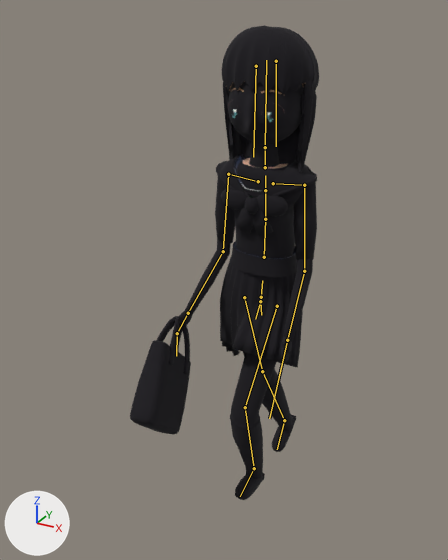
The FBX model unity/KatsushikaCampusDays/Assets/Models/Characters/mirai/mirai.fbx: old version first, new version second.
Before and after are seen from a 50 mm camera at (0.787, -1.706, 1.677) aimed at (-0.107, -0.081, 0.864). The axes (+X, +Y, +Z) are drawn at lower left. The lights are the same throughout. The first picture is the older version. Both versions are drawn at frame 7 of the action 'Armature|Run'; the numbers are the values there. The bones that change, and the others that lie on the model, are drawn over the model as lines.

Names of what the first picture shows: 'mirai', 'mirai_outline'.
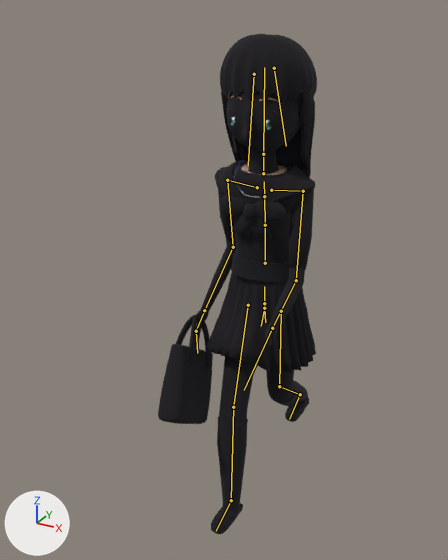
Scene script edits in JSON lines:
```json
{"block": "bone_hips", "where": "bone_hips = bpy.data.objects['Armature'].pose.bones['Hips']"}
{"op": "set", "path": "bone_hips.location", "old": "(-0.009, -0.014, 0.0)", "new": "(0.004, -0.034, 0.0)"}
{"op": "set", "path": "bone_hips.rotation_quaternion", "old": "(1.0, 0.0, 0.007, -0.025)", "new": "(0.999, 0.0, 0.034, 0.008)", "note": "degrees (0, 1, -3) -> degrees (0, 4, 1)"}
{"block": "bone_spine", "where": "bone_spine = bpy.data.objects['Armature'].pose.bones['Spine']  # child of 'Hips'"}
{"op": "set", "path": "bone_spine.rotation_quaternion", "old": "(1.0, 0.027, -0.004, 0.009)", "new": "(0.999, 0.028, -0.018, -0.004)", "note": "degrees (3, 0, 1) -> degrees (3, -2, 0)"}
{"block": "bone_chest", "where": "bone_chest = bpy.data.objects['Armature'].pose.bones['Chest']  # child of 'Spine'"}
{"op": "set", "path": "bone_chest.rotation_quaternion", "old": "(1.0, 0.018, -0.002, 0.006)", "new": "(1.0, 0.018, -0.012, -0.002)", "note": "degrees (2, 0, 1) -> degrees (2, -1, 0)"}
{"block": "bone_upperchest", "where": "bone_upperchest = bpy.data.objects['Armature'].pose.bones['UpperChest']  # child of 'Chest'"}
{"op": "set", "path": "bone_upperchest.rotation_quaternion", "old": "(1.0, 0.015, -0.002, 0.005)", "new": "(1.0, 0.015, -0.01, -0.002)", "note": "degrees (2, 0, 1) -> degrees (2, -1, 0)"}
{"block": "bone_hairback", "where": "bone_hairback = bpy.data.objects['Armature'].pose.bones['HairBack']  # child of 'Head'"}
{"op": "set", "path": "bone_hairback.rotation_quaternion", "old": "(0.997, -0.068, -0.001, -0.024)", "new": "(0.997, 0.068, -0.006, -0.04)", "note": "degrees (-8, 0, -3) -> degrees (8, 0, -5)"}
{"block": "bone_leftupperarm", "where": "bone_leftupperarm = bpy.data.objects['Armature'].pose.bones['LeftUpperArm']  # child of 'LeftShoulder'"}
{"op": "set", "path": "bone_leftupperarm.rotation_quaternion", "old": "(0.956, -0.222, -0.031, 0.19)", "new": "(0.943, -0.3, -0.071, 0.123)", "note": "degrees (-26, 1, 22) -> degrees (-36, -3, 16)"}
{"block": "bone_leftlowerarm", "where": "bone_leftlowerarm = bpy.data.objects['Armature'].pose.bones['LeftLowerArm']  # child of 'LeftUpperArm'"}
{"op": "set", "path": "bone_leftlowerarm.rotation_quaternion", "old": "(0.906, -0.307, 0.009, -0.29)", "new": "(0.848, -0.418, -0.044, -0.322)", "note": "degrees (-35, -9, -33) -> degrees (-47, -20, -33)"}
{"block": "bone_rightupperarm", "where": "bone_rightupperarm = bpy.data.objects['Armature'].pose.bones['RightUpperArm']  # child of 'RightShoulder'"}
{"op": "set", "path": "bone_rightupperarm.rotation_quaternion", "old": "(0.957, -0.202, 0.021, -0.207)", "new": "(0.952, -0.101, -0.029, -0.286)", "note": "degrees (-23, -3, -24) -> degrees (-10, -6, -33)"}
{"block": "bone_rightlowerarm", "where": "bone_rightlowerarm = bpy.data.objects['Armature'].pose.bones['RightLowerArm']  # child of 'RightUpperArm'"}
{"op": "set", "path": "bone_rightlowerarm.rotation_quaternion", "old": "(0.912, -0.295, -0.014, 0.286)", "new": "(0.893, -0.337, 0.005, 0.299)", "note": "degrees (-33, 8, 32) -> degrees (-38, 12, 33)"}
{"block": "bone_leftupperleg", "where": "bone_leftupperleg = bpy.data.objects['Armature'].pose.bones['LeftUpperLeg']  # child of 'Hips'"}
{"op": "set", "path": "bone_leftupperleg.rotation_quaternion", "old": "(0.96, -0.28, 0.005, 0.005)", "new": "(0.995, 0.1, -0.004, 0.021)", "note": "degrees (-32, 1, 0) -> degrees (11, -1, 2)"}
{"block": "bone_leftlowerleg", "where": "bone_leftlowerleg = bpy.data.objects['Armature'].pose.bones['LeftLowerLeg']  # child of 'LeftUpperLeg'"}
{"op": "set", "path": "bone_leftlowerleg.rotation_quaternion", "old": "(0.901, 0.433, 0.0, 0.0)", "new": "(0.934, 0.357, 0.0, 0.0)", "note": "degrees (51, 0, 0) -> degrees (42, 0, 0)"}
{"block": "bone_leftfoot", "where": "bone_leftfoot = bpy.data.objects['Armature'].pose.bones['LeftFoot']  # child of 'LeftLowerLeg'"}
{"op": "set", "path": "bone_leftfoot.rotation_quaternion", "old": "(0.973, -0.228, 0.024, -0.008)", "new": "(0.893, -0.448, 0.04, 0.01)", "note": "degrees (-26, 2, -2) -> degrees (-53, 5, -1)"}
{"block": "bone_rightupperleg", "where": "bone_rightupperleg = bpy.data.objects['Armature'].pose.bones['RightUpperLeg']  # child of 'Hips'"}
{"op": "set", "path": "bone_rightupperleg.rotation_quaternion", "old": "(0.989, 0.134, 0.011, -0.059)", "new": "(0.973, -0.23, -0.006, -0.013)", "note": "degrees (15, 2, -7) -> degrees (-27, -1, -1)"}
{"block": "bone_rightlowerleg", "where": "bone_rightlowerleg = bpy.data.objects['Armature'].pose.bones['RightLowerLeg']  # child of 'RightUpperLeg'"}
{"op": "set", "path": "bone_rightlowerleg.rotation_quaternion", "old": "(0.993, 0.114, 0.0, 0.0)", "new": "(0.985, 0.175, 0.0, 0.0)", "note": "degrees (13, 0, 0) -> degrees (20, 0, 0)"}
{"block": "bone_skirtfront", "where": "bone_skirtfront = bpy.data.objects['Armature'].pose.bones['SkirtFront']  # child of 'Hips'"}
{"op": "set", "path": "bone_skirtfront.rotation_quaternion", "old": "(0.96, -0.28, 0.0, 0.0)", "new": "(0.973, -0.23, 0.0, 0.0)", "note": "degrees (-32, 0, 0) -> degrees (-27, 0, 0)"}
{"block": "bone_skirtback", "where": "bone_skirtback = bpy.data.objects['Armature'].pose.bones['SkirtBack']  # child of 'Hips'"}
{"op": "set", "path": "bone_skirtback.rotation_quaternion", "old": "(0.991, 0.133, 0.0, 0.0)", "new": "(0.995, 0.099, 0.0, 0.0)", "note": "degrees (15, 0, 0) -> degrees (11, 0, 0)"}
```

Where the change shows, as pixel boxes [x1, y1, x2, y2] in the pictures (448 x 560 px):
```json
{"object": "mirai_outline", "change": "posed", "before": [130, 25, 319, 500], "after": [158, 34, 317, 534], "on screen": "16% narrower"}
{"object": "mirai", "change": "posed", "before": [226, 82, 305, 352], "after": [228, 90, 303, 407]}
{"bone": "Hips", "before": "(261, 297) to (262, 280)", "after": "(264, 303) to (264, 286)"}
{"bone": "Spine", "before": "(264, 257) to (265, 219)", "after": "(265, 263) to (265, 225)"}
{"bone": "Chest", "before": "(265, 219) to (265, 190)", "after": "(265, 225) to (264, 196)"}
{"bone": "UpperChest", "before": "(265, 190) to (265, 175)", "after": "(264, 196) to (264, 181)"}
{"bone": "HairBack", "before": "(276, 61) to (276, 146)", "after": "(274, 68) to (286, 146)"}
{"bone": "LeftUpperArm", "before": "(304, 185) to (304, 271)", "after": "(303, 191) to (296, 280)"}
{"bone": "LeftLowerArm", "before": "(304, 271) to (287, 340)", "after": "(296, 280) to (272, 328)"}
{"bone": "RightUpperArm", "before": "(228, 174) to (223, 251)", "after": "(227, 180) to (233, 247)"}
{"bone": "RightLowerArm", "before": "(223, 251) to (188, 313)", "after": "(233, 247) to (204, 310)"}
{"bone": "LeftUpperLeg", "before": "(277, 306) to (245, 407)", "after": "(281, 311) to (279, 386)"}
{"bone": "LeftLowerLeg", "before": "(245, 407) to (254, 468)", "after": "(279, 386) to (300, 394)"}
{"bone": "LeftFoot", "before": "(254, 468) to (240, 496)", "after": "(300, 394) to (289, 419)"}
{"bone": "RightUpperLeg", "before": "(244, 297) to (262, 371)", "after": "(248, 305) to (233, 407)"}
{"bone": "RightLowerLeg", "before": "(262, 371) to (284, 420)", "after": "(233, 407) to (231, 500)"}
{"bone": "SkirtFront", "before": "(260, 301) to (255, 319)", "after": "(264, 308) to (261, 326)"}
{"bone": "SkirtBack", "before": "(260, 301) to (261, 315)", "after": "(264, 308) to (265, 322)"}
```
